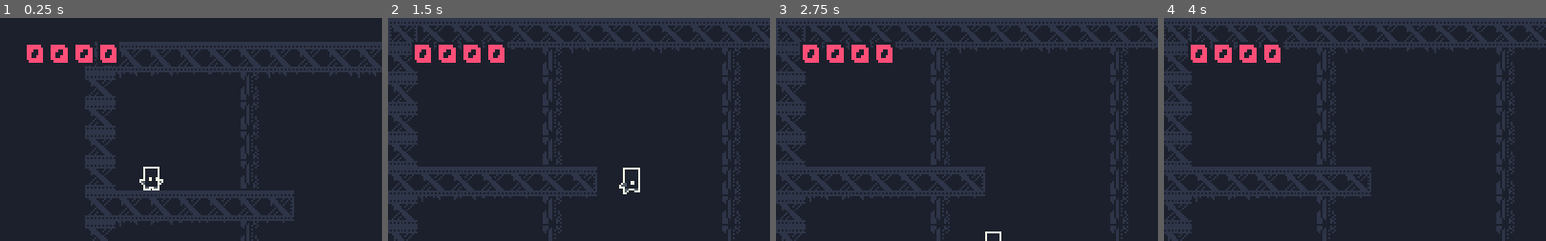
Above: before the commit, frames 1-4 (left to right).
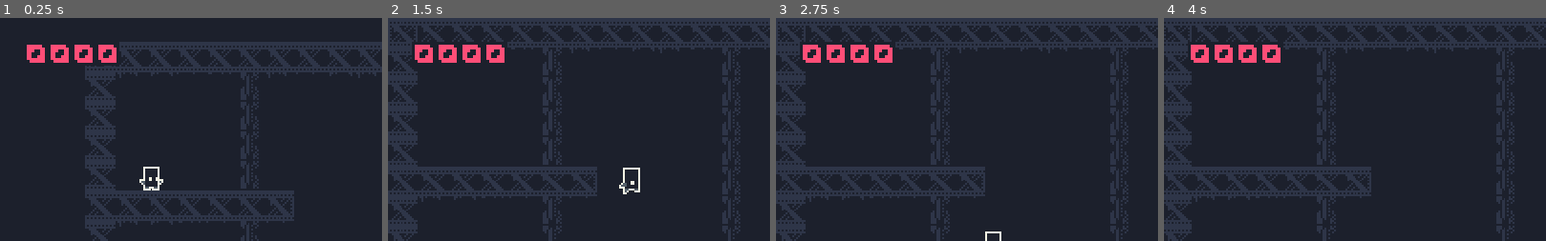
Above: after the commit, the same moments.

Repository: nassredean/2DPlatformerGodot
Game: Godot game, scene res://Scenes/Main.tscn
Two runs of this game, one before a commit and one after it. Both use one fixed random seed, a clock stepped at 60 frames per second and the inputs below.
Inputs:
- Up to frame 1 (0.25 s): no input
- Up to frame 2 (1.5 s): hold D (move_right) from 0.53 s (still down); tap Space (jump) at 0.77 s
- Up to frame 3 (2.75 s): tap Space (jump) at 1.52 s; release D (move_right) at 2.03 s; hold A (move_left) from 2.03 s (still down)
- Up to frame 4 (4 s): release A (move_left) at 2.78 s; hold D (move_right) from 2.78 s (still down); tap Space (jump) at 3.02, 3.77 s
The pictures show only the part of the screen within x 0-50%, y 0-50%; the shares and areas given below are measured in that part.

The runs differ from the first frame. In frame 1, 0.2% of the frame differs, in the area x 7-30%, y 10-22%; in frame 2, 0.2%; in frame 3, 0.2%; in frame 4, 0.2%, in the area x 7-30%, y 10-21%.

Commit message:
Get rid of separation between health pips

Diff:
--- a/HealthPip.gd
+++ /dev/null
@@ -1,23 +0,0 @@
-extends TextureRect
-
-var full_texture
-var empty_texture
-
-func _ready():
-	full_texture = texture
-
-	empty_texture = ImageTexture.new()
-	var empty_image = Image.new()
-	empty_image.load("res://Assets/damagepip.png")
-	empty_texture.create_from_image(empty_image)
-
-# Called when the node enters the scene tree for the first time.
-func set_status(status):
-	if status == 0:
-		texture = empty_texture
-	elif status == 1:
-		texture = full_texture
-
-# Called every frame. 'delta' is the elapsed time since the previous frame.
-#func _process(delta):
-#	pass
--- a/Scenes/DamagePip.tscn
+++ b/Scenes/DamagePip.tscn
@@ -6,6 +6,6 @@
 margin_right = 40.0
 margin_bottom = 40.0
 size_flags_horizontal = 3
-size_flags_vertical = 3
 texture = ExtResource( 1 )
 expand = true
+stretch_mode = 5
--- a/Scenes/HealthBar.tscn
+++ b/Scenes/HealthBar.tscn
@@ -16,5 +16,6 @@
 [node name="HBoxContainer" type="HBoxContainer" parent="Control"]
 margin_left = 16.0
 margin_top = 16.0
-margin_right = 16.0
+margin_right = 144.0
 margin_bottom = 48.0
+custom_constants/separation = 0
--- a/Scenes/HealthPip.tscn
+++ b/Scenes/HealthPip.tscn
@@ -6,6 +6,6 @@
 margin_right = 32.0
 margin_bottom = 32.0
 size_flags_horizontal = 3
-size_flags_vertical = 3
 texture = ExtResource( 1 )
 expand = true
+stretch_mode = 5
--- a/Scripts/HealthBar.gd
+++ b/Scripts/HealthBar.gd
@@ -21,7 +21,6 @@
 		pip_container.add_child(pi)
 
 func do_damage(damage):
-	print("doing damage")
 	for i in range(max(current_health - damage, 0), current_health):
 		pip_container.get_node("pip%s" % i).queue_free()
 		var damage_pip = load("res://Scenes/DamagePip.tscn")
